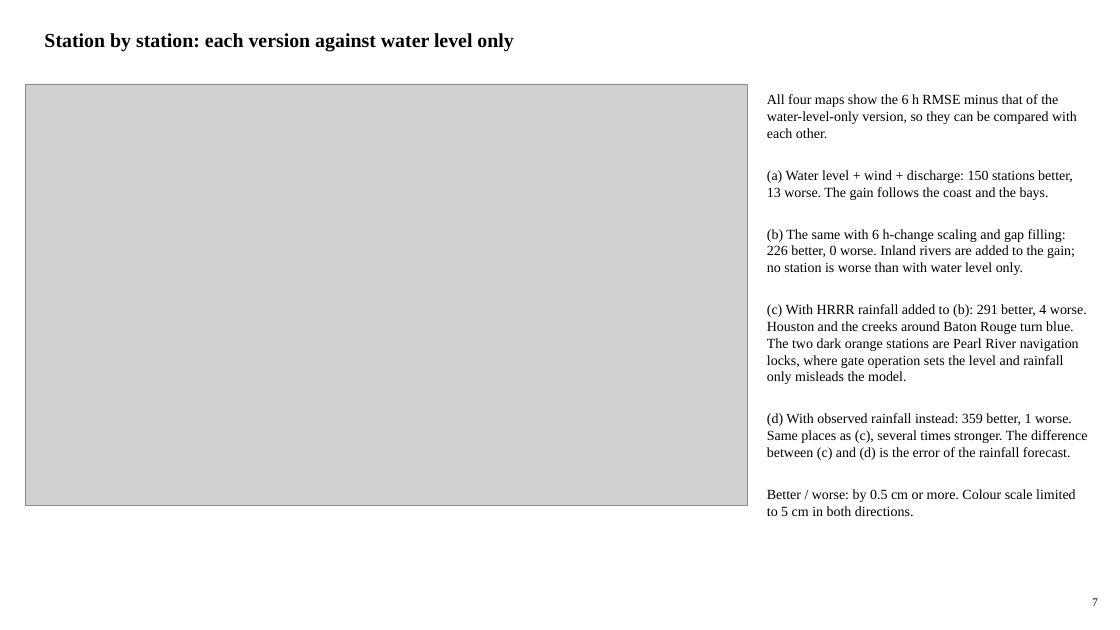
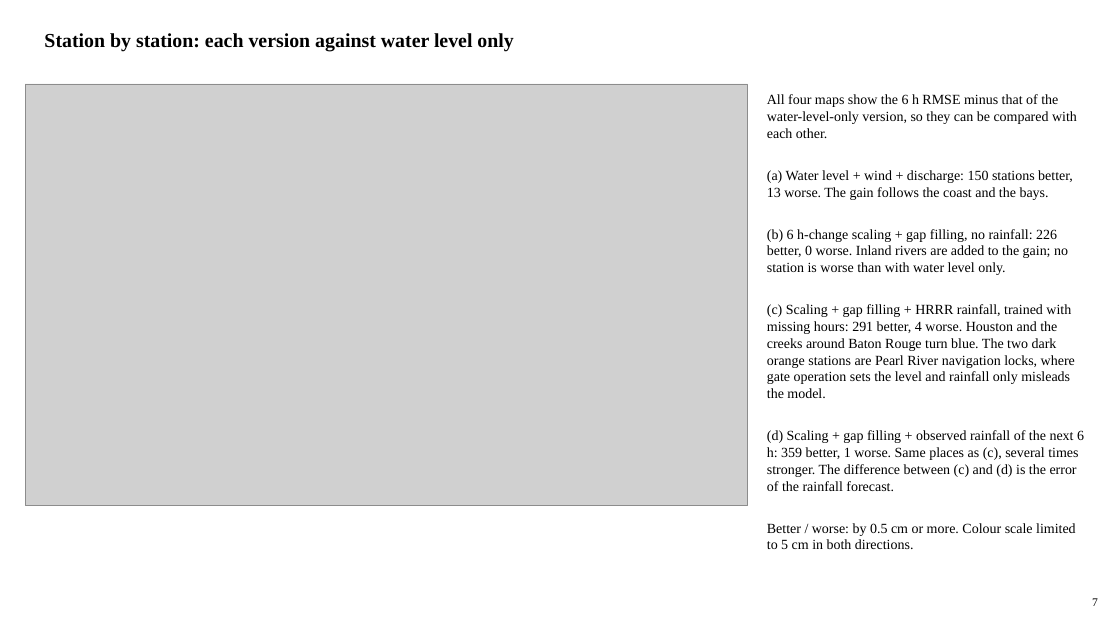
Before and after one commit to LaurenW1997/subdomainLSTM, a slide deck: slide 7 of deliverables/17_versions/version_comparison.pptx. Drawn at 1120x630 pixels with LibreOffice and Linux fonts; fonts in the diff are those of the drawing; grey boxes stand for pictures. Boxes give left, top, right and bottom in pixels: in the first picture for what was removed or moved away, otherwise in the second. Text is boxed around its words. In the diff, an @@ line names an element or a change of style, - is before the commit and + after.

```diff
--- a/deliverables/17_versions/version_comparison.pptx
+++ b/deliverables/17_versions/version_comparison.pptx
@@ text at (x1=767, y1=229, x2=1084, y2=491): text changed @@
-(b) The same with 6 h-change scaling and gap filling: 226 better, 0 worse. Inland rivers are added to the gain; no station is worse than with water level only.
-(c) With HRRR rainfall added to (b): 291 better, 4 worse. Houston and the creeks around Baton Rouge turn blue. The two dark orange stations are Pearl River navigation locks, where gate operation sets the level and rainfall only misleads the model.
-(d) With observed rainfall instead: 359 better, 1 worse. Same places as (c), several times stronger. The difference between (c) and (d) is the error of the rainfall forecast.
+(b) 6 h-change scaling + gap filling, no rainfall: 226 better, 0 worse. Inland rivers are added to the gain; no station is worse than with water level only.
+(c) Scaling + gap filling + HRRR rainfall, trained with missing hours: 291 better, 4 worse. Houston and the creeks around Baton Rouge turn blue. The two dark orange stations are Pearl River navigation locks, where gate operation sets the level and rainfall only misleads the model.
+(d) Scaling + gap filling + observed rainfall of the next 6 h: 359 better, 1 worse. Same places as (c), several times stronger. The difference between (c) and (d) is the error of the rainfall forecast.
```
Also in this commit, not shown: 3 other slides changed, 29 other files.
